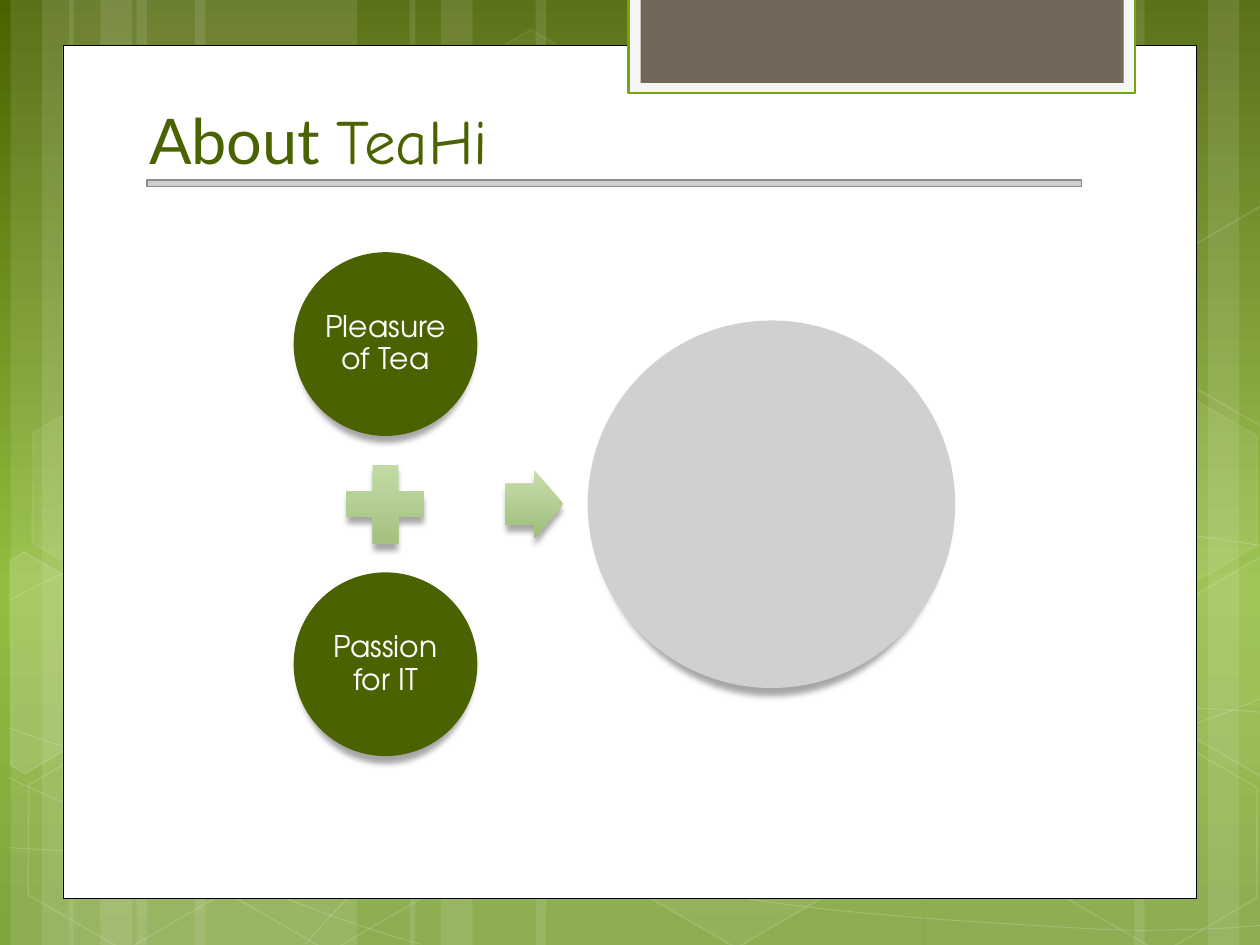
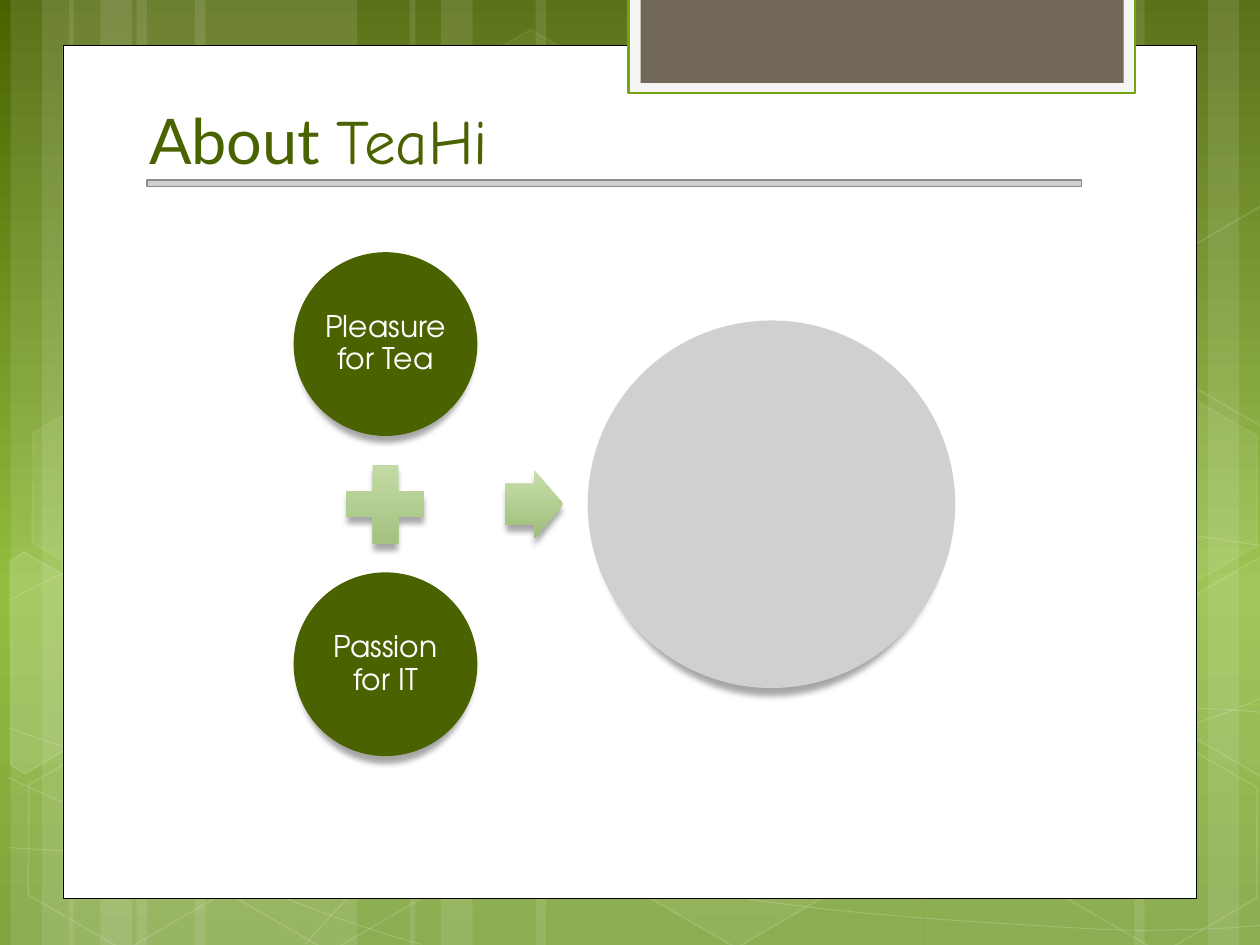
Before and after one commit to Daniela-MI/Final-Project, a slide deck: slide 2 of TeaHi.pptx. Drawn at 1260x945 pixels with LibreOffice and Linux fonts; fonts in the diff are those of the drawing; grey boxes stand for pictures. Boxes give left, top, right and bottom in pixels: in the first picture for what was removed or moved away, otherwise in the second. Text is boxed around its words. In the diff, an @@ line names an element or a change of style, - is before the commit and + after.

```diff
--- a/TeaHi.pptx
+++ b/TeaHi.pptx
@@ text at (325,315,445,370): text changed @@
-Pleasure of Tea
+Pleasure for Tea
```
Also in this commit, not shown: 3 other slides changed, 12 other files.
